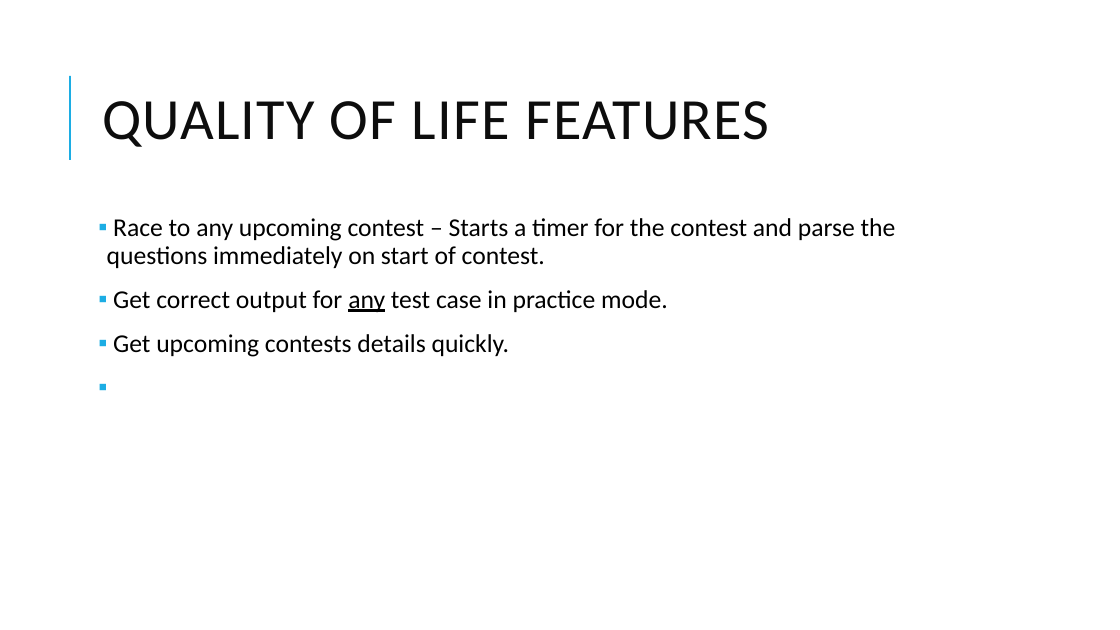
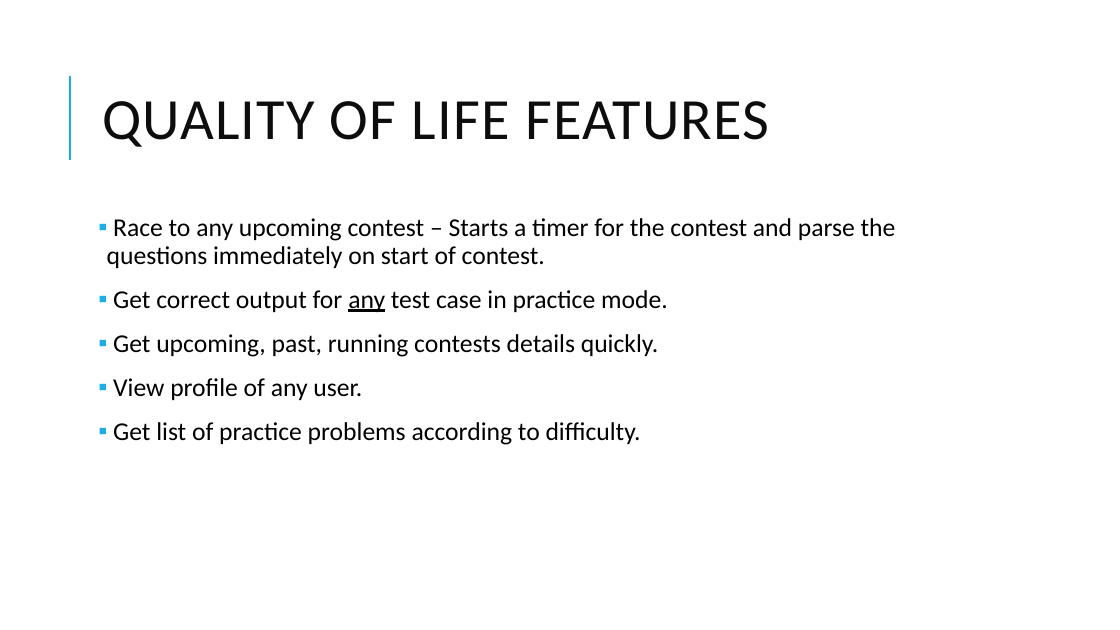
Before and after one commit to IshaanG/CodeChef-Buddy, a slide deck: slide 6 of Codechef buddy1.odp. Drawn at 1120x630 pixels with LibreOffice and Linux fonts; fonts in the diff are those of the drawing. Boxes give left, top, right and bottom in pixels: in the first picture for what was removed or moved away, otherwise in the second. Text is boxed around its words. In the diff, an @@ line names an element or a change of style, - is before the commit and + after.

```diff
--- a/Codechef buddy1.odp
+++ b/Codechef buddy1.odp
@@ text at (x1=113, y1=334, x2=659, y2=445): text changed @@
-▪ Get upcoming contests details quickly.
+▪ Get upcoming, past, running contests details quickly.
+▪ View profile of any user.
+▪ Get list of practice problems according to difficulty.
```
Also in this commit, not shown: 2 other slides changed, 5 other files.
